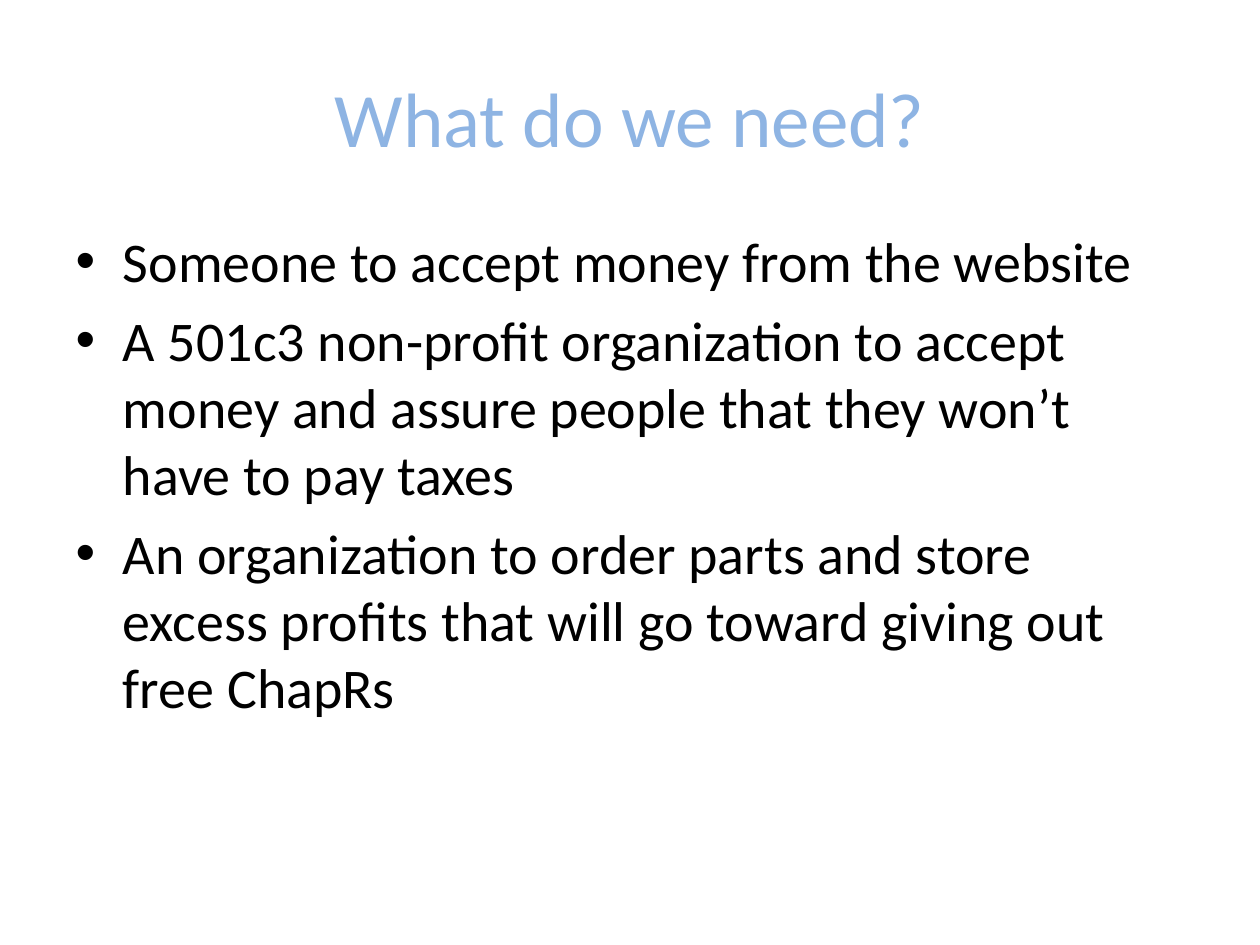
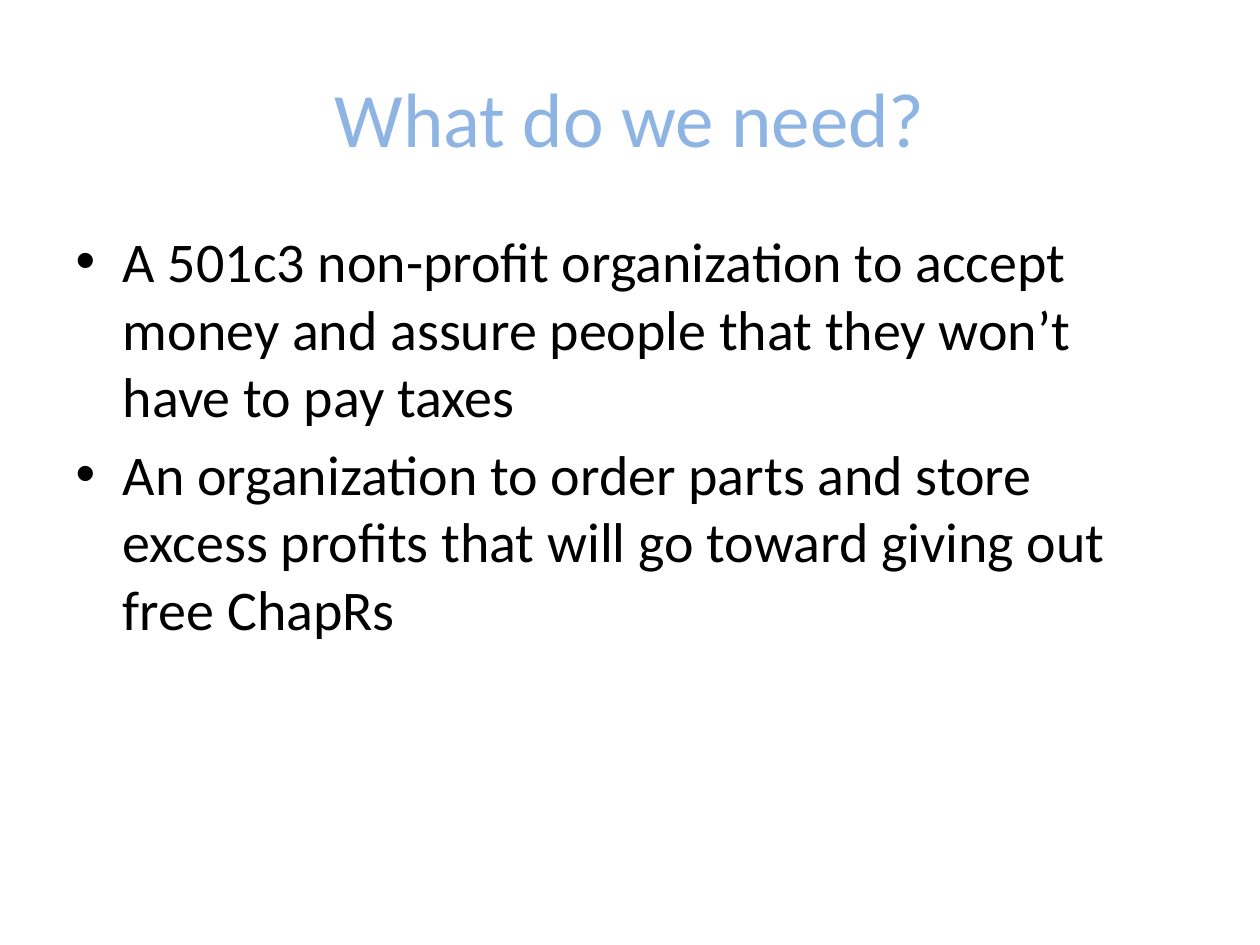
Before and after one commit to ChapResearch/ChapR, a slide deck: slide 5 of ChaprSVN/Promo/WESTA Presentation.pptx. Drawn at 1260x945 pixels with LibreOffice and Linux fonts; fonts in the diff are those of the drawing. Boxes give left, top, right and bottom in pixels: in the first picture for what was removed or moved away, otherwise in the second. Text is boxed around its words. In the diff, an @@ line names an element or a change of style, - is before the commit and + after.

```diff
--- a/ChaprSVN/Promo/WESTA Presentation.pptx
+++ b/ChaprSVN/Promo/WESTA Presentation.pptx
@@ text at (x1=123, y1=243, x2=1131, y2=291): paragraph removed @@
-• Someone to accept money from the website
```
Also in this commit, not shown: 2 other slides changed, 1 slide added, 1 slide removed.
